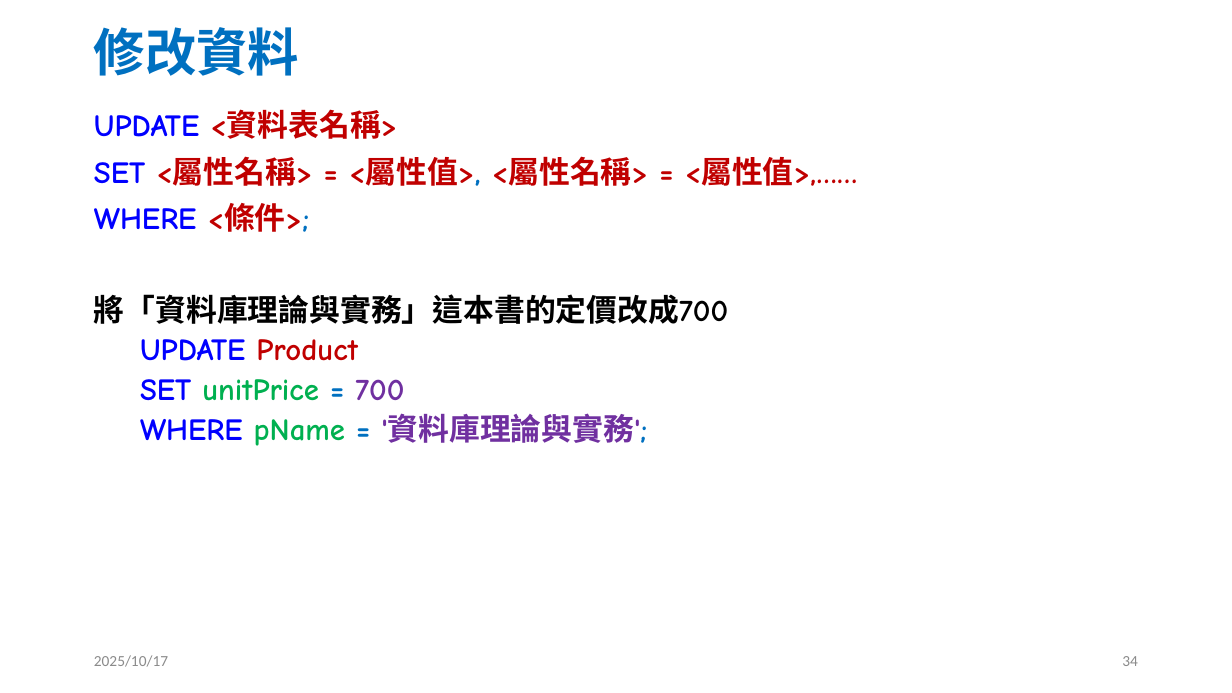
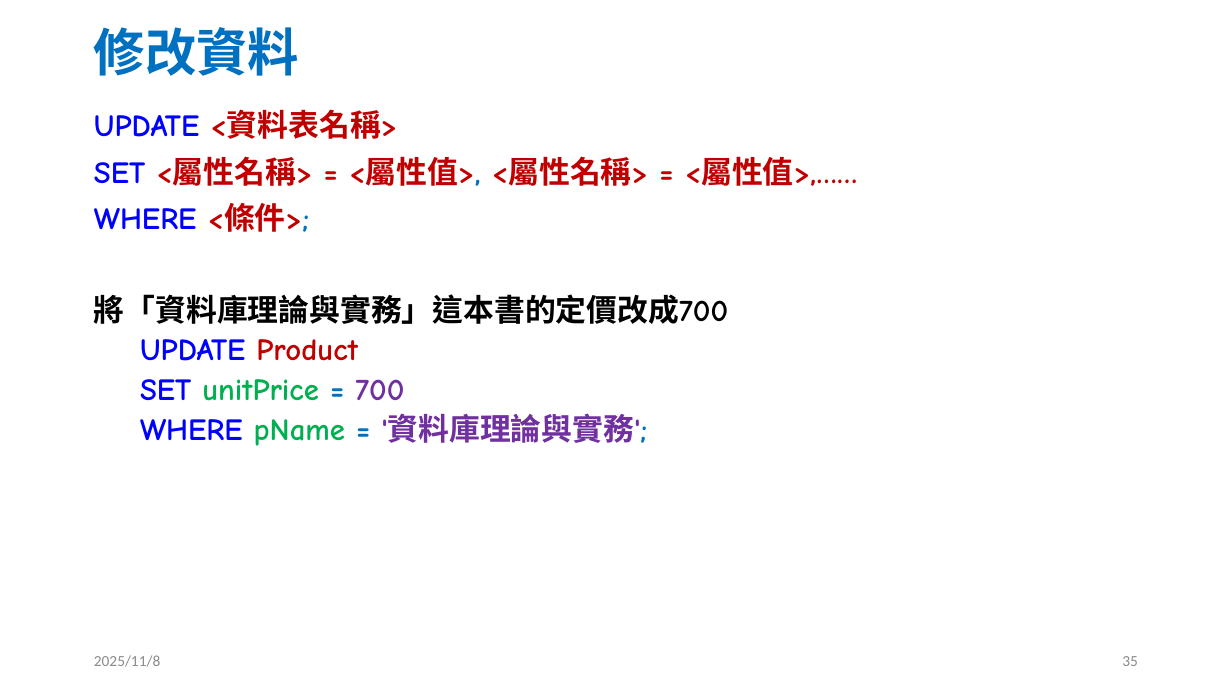
Before and after one commit to jc7qx/2025DB, a slide deck: slide 35 of slides/w11SQL1.pptx (slide 34 before the commit). Drawn at 1232x693 pixels with LibreOffice and Linux fonts; fonts in the diff are those of the drawing. Boxes give left, top, right and bottom in pixels: in the first picture for what was removed or moved away, otherwise in the second. Text is boxed around its words. In the diff, an @@ line names an element or a change of style, - is before the commit and + after.

```diff
--- a/slides/w11SQL1.pptx
+++ b/slides/w11SQL1.pptx
@@ text at bbox=[94, 655, 160, 667]: text changed @@
-2025/10/17
+2025/11/8
@@ page number at bbox=[1122, 656, 1138, 666]: text changed @@
-34
+35
```
Also in this commit, not shown: 49 other slides changed, 1 slide added, 5 other files.
